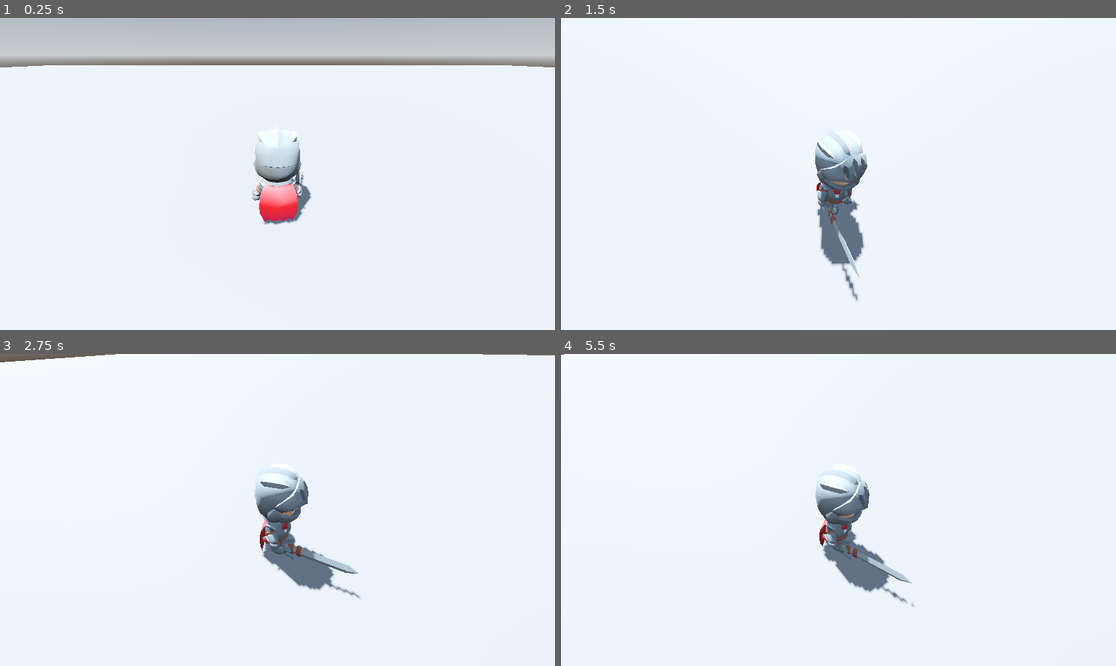
Above: before the commit, frames 1-4 (two rows, left to right).
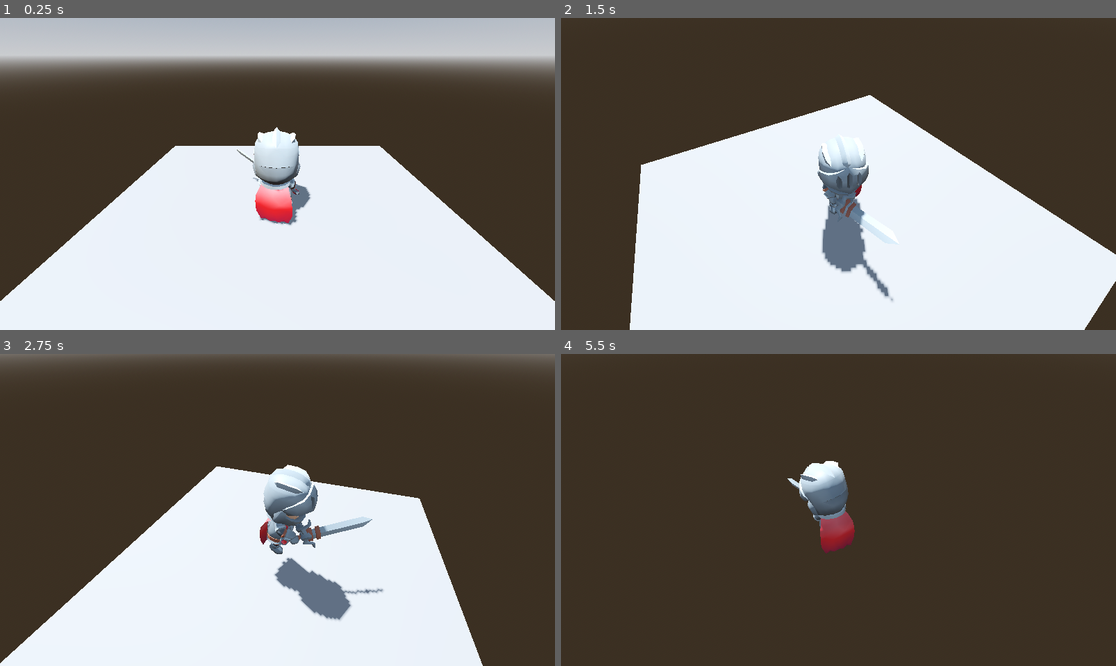
Above: after the commit, the same moments.

Repository: Kluz21030/fejlettgraf
Game: Godot game, scene res://testingGround.tscn
The game is run twice, just before and just after one commit, with the same random seed, the same clock (stepped at 60 frames per second) and the same inputs.
Inputs (mouse positions are in pixels of both pictures, inside the frame that each line leads up to):
- Up to frame 1 (0.25 s): no input
- Up to frame 2 (1.5 s): move the mouse to (960, 158) at 0.52 s; press the mouse at (960, 158) at 0.53 s; hold D (move_right) 0.53-1.28 s; tap Space (jump, bound only after the commit) at 0.77, 0.8, 1.07, 1.35 s; move the mouse to (810, 174) at 1.27 s; release the mouse at (810, 174) at 1.28 s; hold W (move_forward) from 1.28 s (still down)
- Up to frame 3 (2.75 s): keep holding W (move_forward); tap Space (jump, bound only after the commit) at 1.52, 1.82, 2.3 s; click (249, 510) at 1.55 s; move the mouse to (288, 503) at 2.02 s; press the mouse at (288, 503) at 2.03 s
- Up to frame 4 (5.5 s): keep holding W (move_forward); move the mouse to (832, 516) at 2.77 s; release the mouse at (832, 516) at 2.78 s; click (832, 516) at 2.85 s; tap Space (jump, bound only after the commit) at 3.02, 3.32, 4.52, 4.82, 5.3 s; move the mouse to (877, 513) at 3.52 s; hold Space (jump, bound only after the commit) 3.53-4.28 s; move the mouse to (794, 506) at 4.27 s; click (794, 506) at 4.35 s; move the mouse to (844, 510) at 5.02 s; press the mouse at (844, 510) at 5.03 s

The runs differ from the first frame. In frame 1, 42% of the frame differs, in the area x 0-100%, y 15-91%; in frame 2, 53%; in frame 3, 66%; in frame 4, 99%, in the area x 0-100%, y 0-100%.

Commit message:
feat: added state machine with idle, run, slice, stab states to player

Diff:
--- a/Character/Playedr.gd
+++ b/Character/Player.gd
@@ -4,21 +4,30 @@
 @export_range(0.0, 1.0) var mouse_sensitivity: float = 0.5
 
 @export_group("Movement")
-@export var movement_speed: int = 40
-@export var acceleration: int = 160
+@export var movement_speed: int = 10
+@export var acceleration: int = 50
+@export var stopping_speed: int = 5
+@export var rotate_speed: int = 12
+@export var jump_impulse: int = 6
 
 @onready var _camera: Camera3D = %Camera3D
 @onready var _camera_pivot: Node3D = %CameraPivot
+@onready var state_machine: StateMachine = %StateMachine
+@onready var skin: Node3D = %Knight
 
 var _camera_input_direction: Vector2 = Vector2.ZERO
+var _last_movement_direction: Vector3 = Vector3.BACK
 var _input_direction: Vector2
 var _move_direction: Vector3
+var _gravity: float = -18
 
 func _input(event: InputEvent) -> void:
-	if event.is_action_pressed("left_click"):
+	if Input.mouse_mode != Input.MOUSE_MODE_CAPTURED and event.is_action_pressed("left_click"):
 		Input.mouse_mode = Input.MOUSE_MODE_CAPTURED
 	if event.is_action_pressed("ui_cancel"):
 		Input.mouse_mode = Input.MOUSE_MODE_VISIBLE
+	if event.is_action_pressed("jump"):
+		pass
 
 func _unhandled_input(event: InputEvent) -> void:
 	if event is InputEventMouseMotion and Input.get_mouse_mode() == Input.MOUSE_MODE_CAPTURED:
@@ -30,11 +39,26 @@
 
 	_camera_input_direction = Vector2.ZERO
 
-	_input_direction = Input.get_vector("move_left", "move_right", "move_forward", "move_back")
+	_input_direction = Input.get_vector("move_left", "move_right", "move_forward", "move_back") if state_machine.current_state.can_move else Vector2.ZERO
+
 	_move_direction = _camera.global_basis.z * _input_direction.y + _camera.global_basis.x * _input_direction.x
 	_move_direction.y = 0.0
 	_move_direction.normalized()
 
+	var y_velocity = velocity.y
+	velocity.y = 0.0
 	velocity = velocity.move_toward(_move_direction * movement_speed, acceleration * delta)
+	velocity.y = y_velocity + _gravity * delta
+
+	if Input.is_action_just_pressed("jump") and is_on_floor():
+		velocity.y += jump_impulse
+
+	#if is_equal_approx(_move_direction.length(), 0.0) and velocity.length() < stopping_speed:
+		#velocity = Vector3.ZERO
+
+	if _move_direction != Vector3.ZERO:
+		_last_movement_direction = _move_direction
+	var target_rotation: float = Vector3.BACK.signed_angle_to(_last_movement_direction, Vector3.UP)
+	skin.rotation.y = lerp_angle(skin.rotation.y, target_rotation, rotate_speed * delta)
 
 	move_and_slide()
--- a/Character/Skins/knight_skin.tscn
+++ b/Character/Skins/knight_skin.tscn
@@ -27,10 +27,10 @@
 snap = 0.05
 
 [sub_resource type="AnimationNodeBlendTree" id="AnimationNodeBlendTree_jcxha"]
-graph_offset = Vector2(-340.99, 79.2805)
-nodes/BlendSpace1D/node = SubResource("AnimationNodeBlendSpace1D_jcxha")
-nodes/BlendSpace1D/position = Vector2(-60, 140)
-node_connections = [&"output", 0, &"BlendSpace1D"]
+graph_offset = Vector2(-633.687, 103.479)
+nodes/Locomotion/node = SubResource("AnimationNodeBlendSpace1D_jcxha")
+nodes/Locomotion/position = Vector2(-60, 140)
+node_connections = [&"output", 0, &"Locomotion"]
 
 [node name="Knight" instance=ExtResource("1_jcxha")]
 
@@ -117,8 +117,11 @@
 [node name="Knight_Cape" parent="Rig/Skeleton3D" index="8"]
 transform = Transform3D(0.996275, -5.14962e-09, 0.0862353, 5.13043e-09, 1, 4.44077e-10, -0.0862353, 1.88007e-15, 0.996275, -1.63023e-08, 1.20229, -1.40136e-07)
 
+[node name="AnimationPlayer" parent="." index="1"]
+playback_default_blend_time = 0.2
+
 [node name="AnimationTree" type="AnimationTree" parent="." index="2"]
 active = false
 tree_root = SubResource("AnimationNodeBlendTree_jcxha")
 anim_player = NodePath("../AnimationPlayer")
-parameters/BlendSpace1D/blend_position = 0.364166
+parameters/Locomotion/blend_position = 0.364166
--- /dev/null
+++ b/Character/States/idle.gd
@@ -0,0 +1,18 @@
+extends State
+
+func enter(previous_state_path:String, data: Dictionary = {}) -> void:
+	animation_player.play("2H_Melee_Idle")
+
+func exit() -> void:
+	pass
+
+func handle_input(event: InputEvent) -> void:
+	if event.is_action_pressed("left_click"):
+		finished.emit("Attack")
+
+func update(_delta: float) -> void:
+	if not body.velocity.is_equal_approx(Vector3.ZERO) and body.is_on_floor():
+		finished.emit("Run")
+
+func physics_update(_delta: float) -> void:
+	pass
--- /dev/null
+++ b/Character/States/run.gd
@@ -0,0 +1,20 @@
+extends State
+
+func enter(previous_state_path:String, data: Dictionary = {}) -> void:
+	animation_player.play("Running_A")
+	#animation_tree.active = true
+
+func exit() -> void:
+	#animation_tree.active = false
+	pass
+
+func handle_input(event: InputEvent) -> void:
+	if event.is_action_pressed("left_click"):
+		finished.emit("Attack")
+
+func update(_delta: float) -> void:
+	if body.velocity.is_equal_approx(Vector3.ZERO):
+		finished.emit("Idle")
+
+func physics_update(_delta: float) -> void:
+	pass
--- /dev/null
+++ b/Character/States/slice.gd
@@ -0,0 +1,26 @@
+extends State
+
+@onready var combot_timer: Timer = get_child(0)
+
+func enter(previous_state_path:String, data: Dictionary = {}) -> void:
+	animation_player.animation_finished.connect(_on_attack_animation_finished)
+	animation_player.play("2H_Melee_Attack_Slice", 0.15)
+	combot_timer.start(animation_player.current_animation_length / 2.0)
+
+func exit() -> void:
+	animation_player.animation_finished.disconnect(_on_attack_animation_finished)
+
+func handle_input(event: InputEvent) -> void:
+	#print(combot_timer.is_stopped())
+	if combot_timer.is_stopped() and event.is_action_pressed("left_click"):
+		finished.emit("")
+
+func update(_delta: float) -> void:
+	pass
+
+func physics_update(_delta: float) -> void:
+	pass
+
+func _on_attack_animation_finished(anim_name: StringName) -> void:
+	if anim_name == &"2H_Melee_Attack_Slice":
+		finished.emit("Idle")
--- /dev/null
+++ b/Character/States/stab.gd
@@ -0,0 +1,22 @@
+extends State
+
+
+func enter(previous_state_path:String, data: Dictionary = {}) -> void:
+	animation_player.animation_finished.connect(_on_attack_animation_finished)
+	animation_player.play("2H_Melee_Attack_Stab", 0.1)
+
+func exit() -> void:
+	animation_player.animation_finished.disconnect(_on_attack_animation_finished)
+
+func handle_input(_event: InputEvent) -> void:
+	pass
+
+func update(_delta: float) -> void:
+	pass
+
+func physics_update(_delta: float) -> void:
+	pass
+
+func _on_attack_animation_finished(anim_name: StringName):
+	if anim_name == &"2H_Melee_Attack_Stab":
+		finished.emit("Idle")
--- a/Character/character.tscn
+++ b/Character/character.tscn
@@ -1,7 +1,13 @@
-[gd_scene load_steps=5 format=3 uid="uid://e8mgunypswjq"]
+[gd_scene load_steps=11 format=3 uid="uid://e8mgunypswjq"]
 
 [ext_resource type="PackedScene" uid="uid://ebrebictycwg" path="res://Character/Skins/knight_skin.tscn" id="1_k3002"]
-[ext_resource type="Script" uid="uid://dkyh824pdii50" path="res://Character/Playedr.gd" id="1_nwtvh"]
+[ext_resource type="Script" uid="uid://dkyh824pdii50" path="res://Character/Player.gd" id="1_nwtvh"]
+[ext_resource type="Script" uid="uid://df3ofue5mg5qx" path="res://statemachine/StateMachine.gd" id="3_twwou"]
+[ext_resource type="Script" uid="uid://cvklrtqhdwfbp" path="res://Character/States/idle.gd" id="4_a23tb"]
+[ext_resource type="Script" uid="uid://fjogvsoada71" path="res://Character/States/run.gd" id="5_a23tb"]
+[ext_resource type="Script" uid="uid://7j1kw0y2ixuk" path="res://Character/States/slice.gd" id="6_uerqc"]
+[ext_resource type="Script" uid="uid://bsrllvd6m6k0o" path="res://statemachine/SequentialStateWrapper.gd" id="7_1l6l2"]
+[ext_resource type="Script" uid="uid://c5m4uppe2xy53" path="res://Character/States/stab.gd" id="8_q4sqr"]
 
 [sub_resource type="CapsuleShape3D" id="CapsuleShape3D_k3002"]
 radius = 0.536479
@@ -15,6 +21,7 @@
 metadata/_custom_type_script = "uid://dkyh824pdii50"
 
 [node name="Knight" parent="." instance=ExtResource("1_k3002")]
+unique_name_in_owner = true
 
 [node name="CollisionShape3D" type="CollisionShape3D" parent="."]
 transform = Transform3D(1, 0, 0, 0, 1, 0, 0, 0, 1, 0, 1.20262, 0)
@@ -31,3 +38,39 @@
 
 [node name="Camera3D" type="Camera3D" parent="CameraPivot/SpringArm3D"]
 unique_name_in_owner = true
+
+[node name="StateMachine" type="Node" parent="." node_paths=PackedStringArray("initial_state", "animation_player", "animation_tree", "body")]
+unique_name_in_owner = true
+script = ExtResource("3_twwou")
+initial_state = NodePath("Idle")
+animation_player = NodePath("../Knight/AnimationPlayer")
+animation_tree = NodePath("../Knight/AnimationTree")
+body = NodePath("..")
+metadata/_custom_type_script = "uid://df3ofue5mg5qx"
+
+[node name="Idle" type="Node" parent="StateMachine"]
+script = ExtResource("4_a23tb")
+can_move = true
+metadata/_custom_type_script = "uid://x8wi4uwnm43i"
+
+[node name="Run" type="Node" parent="StateMachine"]
+script = ExtResource("5_a23tb")
+can_move = true
+metadata/_custom_type_script = "uid://x8wi4uwnm43i"
+
+[node name="Attack" type="Node" parent="StateMachine"]
+script = ExtResource("7_1l6l2")
+metadata/_custom_type_script = "uid://bsrllvd6m6k0o"
+
+[node name="Slice" type="Node" parent="StateMachine/Attack"]
+script = ExtResource("6_uerqc")
+metadata/_custom_type_script = "uid://x8wi4uwnm43i"
+
+[node name="ComboTimer" type="Timer" parent="StateMachine/Attack/Slice"]
+one_shot = true
+
+[node name="Stab" type="Node" parent="StateMachine/Attack"]
+script = ExtResource("8_q4sqr")
+metadata/_custom_type_script = "uid://x8wi4uwnm43i"
+
+[editable path="Knight"]
--- /dev/null
+++ b/Character/player_state_machine.tscn
@@ -0,0 +1,7 @@
+[gd_scene load_steps=2 format=3 uid="uid://cdyq1dqsmwd23"]
+
+[ext_resource type="Script" uid="uid://df3ofue5mg5qx" path="res://statemachine/StateMachine.gd" id="1_jog3w"]
+
+[node name="StateMachine" type="Node"]
+script = ExtResource("1_jog3w")
+metadata/_custom_type_script = "uid://df3ofue5mg5qx"
--- a/project.godot
+++ b/project.godot
@@ -41,3 +41,8 @@
 "events": [Object(InputEventKey,"resource_local_to_scene":false,"resource_name":"","device":-1,"window_id":0,"alt_press …(192 unchanged characters)…
 ]
 }
+jump={
+"deadzone": 0.2,
+"events": [Object(InputEventKey,"resource_local_to_scene":false,"resource_name":"","device":-1,"window_id":0,"alt_pressed":false,"shift_pressed":false,"ctrl_pressed":false,"meta_pressed":false,"pressed":false,"keycode":0,"physical_keycode":32,"key_label":0,"unicode":32,"location":0,"echo":false,"script":null)
+]
+}
--- a/statemachine/SequentialStateWrapper.gd
+++ b/statemachine/SequentialStateWrapper.gd
@@ -1,17 +1,18 @@
-class_name StateWrapper extends State
+class_name SequentialStateWrapper extends State
 
 var current_sub_state: State
 var sequence_index: int = 0
 var number_of_sub_states: int
 
-func _ready() -> void:
+func initialize() -> void:
 	current_sub_state = get_child(sequence_index)
 	number_of_sub_states = len(get_children())
 
 	for state_node: State in find_children("*", "State"):
 		state_node.finished.connect(_transition_to_next_state)
-
-	get_child(sequence_index).enter("")
+		state_node.animation_player = animation_player
+		state_node.animation_tree = animation_tree
+		state_node.body = body
 
 func enter(previous_state_path: String, data: Dictionary = {}) -> void:
 	sequence_index = data.get("sequnce_index", sequence_index) % number_of_sub_states
--- a/statemachine/State.gd
+++ b/statemachine/State.gd
@@ -1,4 +1,10 @@
 class_name State extends Node
+
+@export var can_move: bool
+
+var body: CharacterBody3D
+var animation_player: AnimationPlayer
+var animation_tree: AnimationTree
 
 signal finished(next_state_path: String, data: Dictionary)
 
--- a/statemachine/StateMachine.gd
+++ b/statemachine/StateMachine.gd
@@ -1,6 +1,9 @@
 class_name StateMachine extends Node
 
 @export var initial_state: State = null
+@export var animation_player: AnimationPlayer
+@export var animation_tree: AnimationTree
+@export var body: CharacterBody3D
 
 @onready var current_state: State = (func get_initial_state() -> State:
 	return initial_state if initial_state else get_child(0)
@@ -8,8 +11,13 @@
 
 
 func _ready() -> void:
-	for state_node: State in find_children("*", "State"):
+	for state_node: State in find_children("*", "State", false):
 		state_node.finished.connect(_transition_to_next_state)
+		state_node.animation_player = animation_player
+		state_node.animation_tree = animation_tree
+		state_node.body = body
+		if state_node is SequentialStateWrapper:
+			state_node.initialize()
 
 	await owner.ready
 	initial_state.enter("")
--- a/testingGround.tscn
+++ b/testingGround.tscn
@@ -15,10 +15,11 @@
 tonemap_mode = 2
 glow_enabled = true
 
-[sub_resource type="PlaneMesh" id="PlaneMesh_ypqyp"]
-size = Vector2(200, 200)
+[sub_resource type="BoxMesh" id="BoxMesh_ypqyp"]
+size = Vector3(10, 0.2, 10)
 
-[sub_resource type="WorldBoundaryShape3D" id="WorldBoundaryShape3D_gq0tu"]
+[sub_resource type="BoxShape3D" id="BoxShape3D_gq0tu"]
+size = Vector3(10, 0.2, 10)
 
 [node name="Node3D" type="Node3D"]
 
@@ -32,9 +33,9 @@
 [node name="Player" parent="." instance=ExtResource("1_ypqyp")]
 
 [node name="MeshInstance3D" type="MeshInstance3D" parent="."]
-mesh = SubResource("PlaneMesh_ypqyp")
+mesh = SubResource("BoxMesh_ypqyp")
 
 [node name="StaticBody3D" type="StaticBody3D" parent="MeshInstance3D"]
 
 [node name="CollisionShape3D" type="CollisionShape3D" parent="MeshInstance3D/StaticBody3D"]
-shape = SubResource("WorldBoundaryShape3D_gq0tu")
+shape = SubResource("BoxShape3D_gq0tu")
Renamed: Character/Playedr.gd.uid -> Character/Player.gd.uid
Not shown, added: Character/States/idle.gd.uid
Not shown, added: Character/States/run.gd.uid
Not shown, added: Character/States/slice.gd.uid
Not shown, added: Character/States/stab.gd.uid
